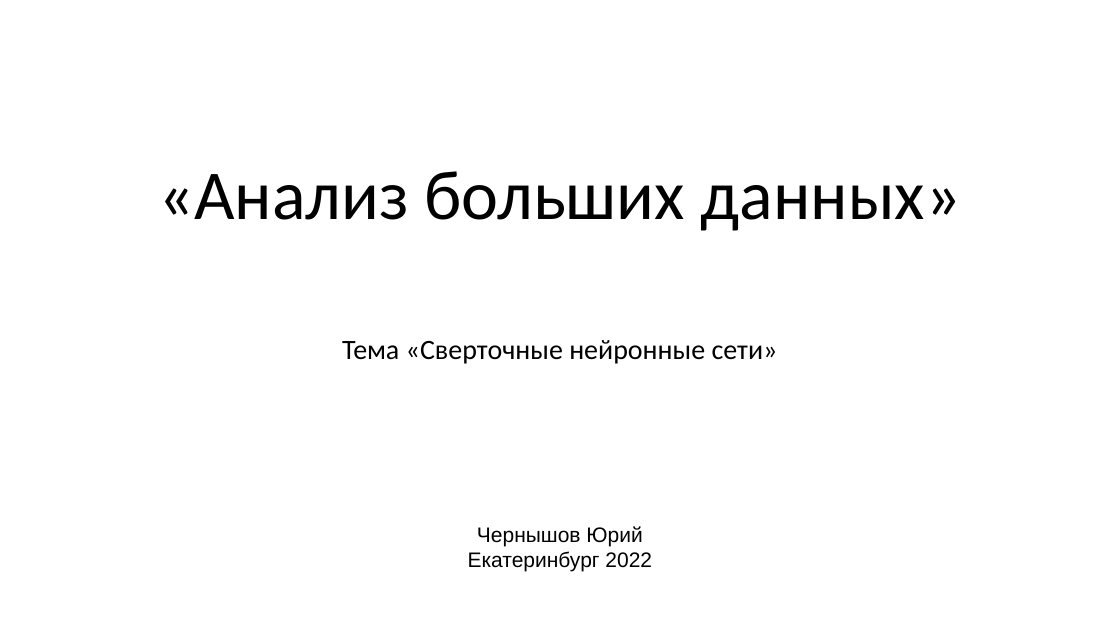
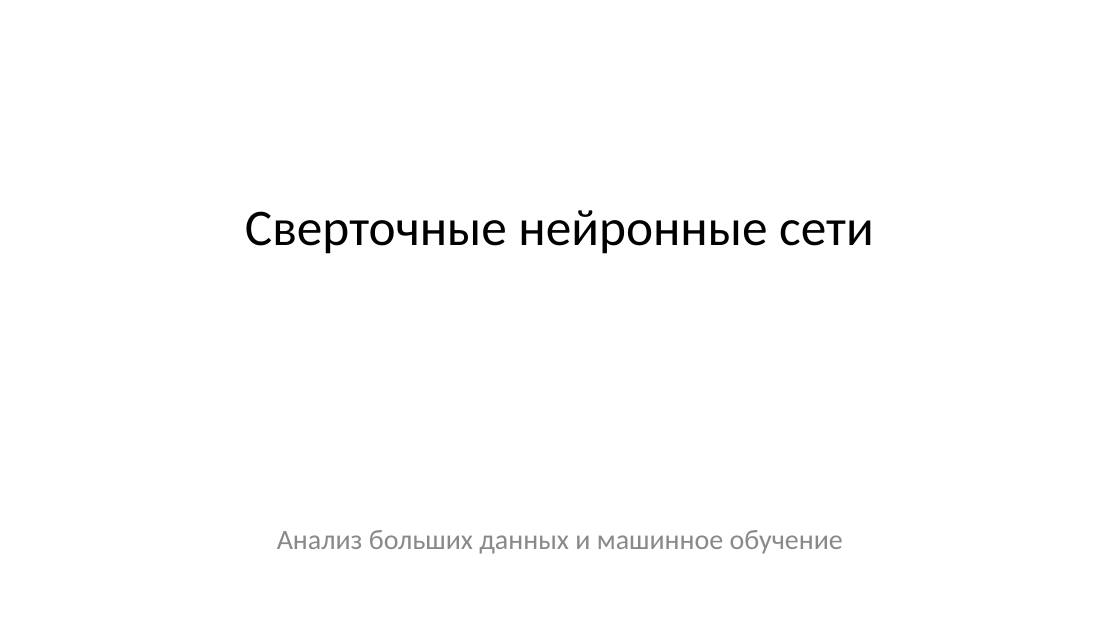
Before and after one commit to CyberLympha/Data-Science-Course, a slide deck: slide 1 of презентации/Сверточные нейронные сети.ppt. Drawn at 1120x630 pixels with LibreOffice and Linux fonts; fonts in the diff are those of the drawing. Boxes give left, top, right and bottom in pixels: in the first picture for what was removed or moved away, otherwise in the second. Text is boxed around its words. In the diff, an @@ line names an element or a change of style, - is before the commit and + after.

```diff
--- a/презентации/Сверточные нейронные сети.ppt
+++ b/презентации/Сверточные нейронные сети.ppt
@@ title at (x1=245, y1=210, x2=874, y2=254): text changed; size 60 to 44 pt @@
-«Анализ больших данных»
+Сверточные нейронные сети
@@ subtitle removed at (x1=342, y1=340, x2=778, y2=364) @@
-Тема «Сверточные нейронные сети»
@@ text added at (x1=277, y1=530, x2=843, y2=554), 24 pt, text #898989 @@
+Анализ больших данных и машинное обучение
@@ text removed at (x1=468, y1=526, x2=652, y2=572) @@
-Чернышов Юрий
-Екатеринбург 2022
```
Also in this commit, not shown: 3 other slides changed, 6 slides added, 2 other files.
